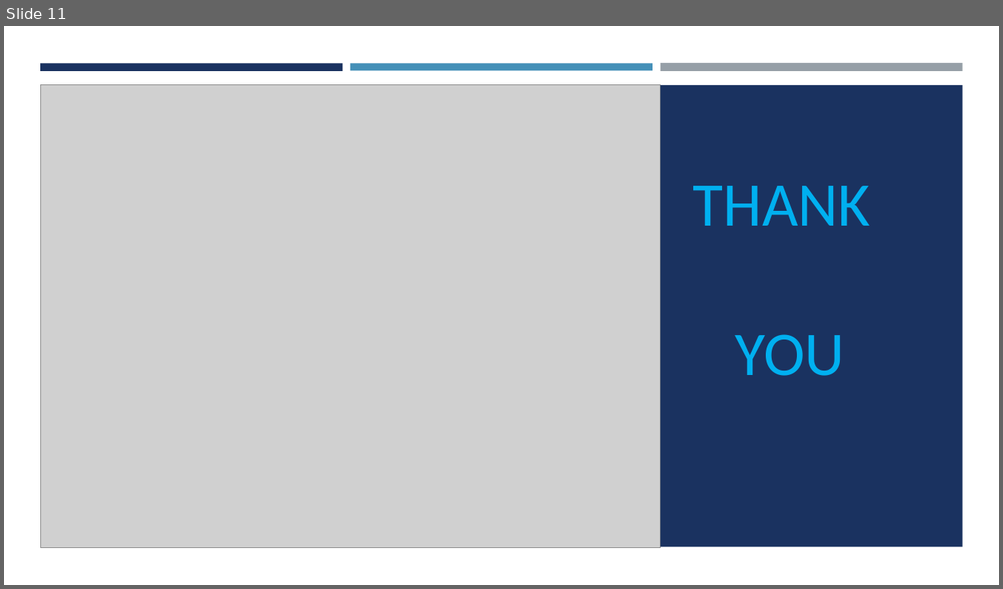
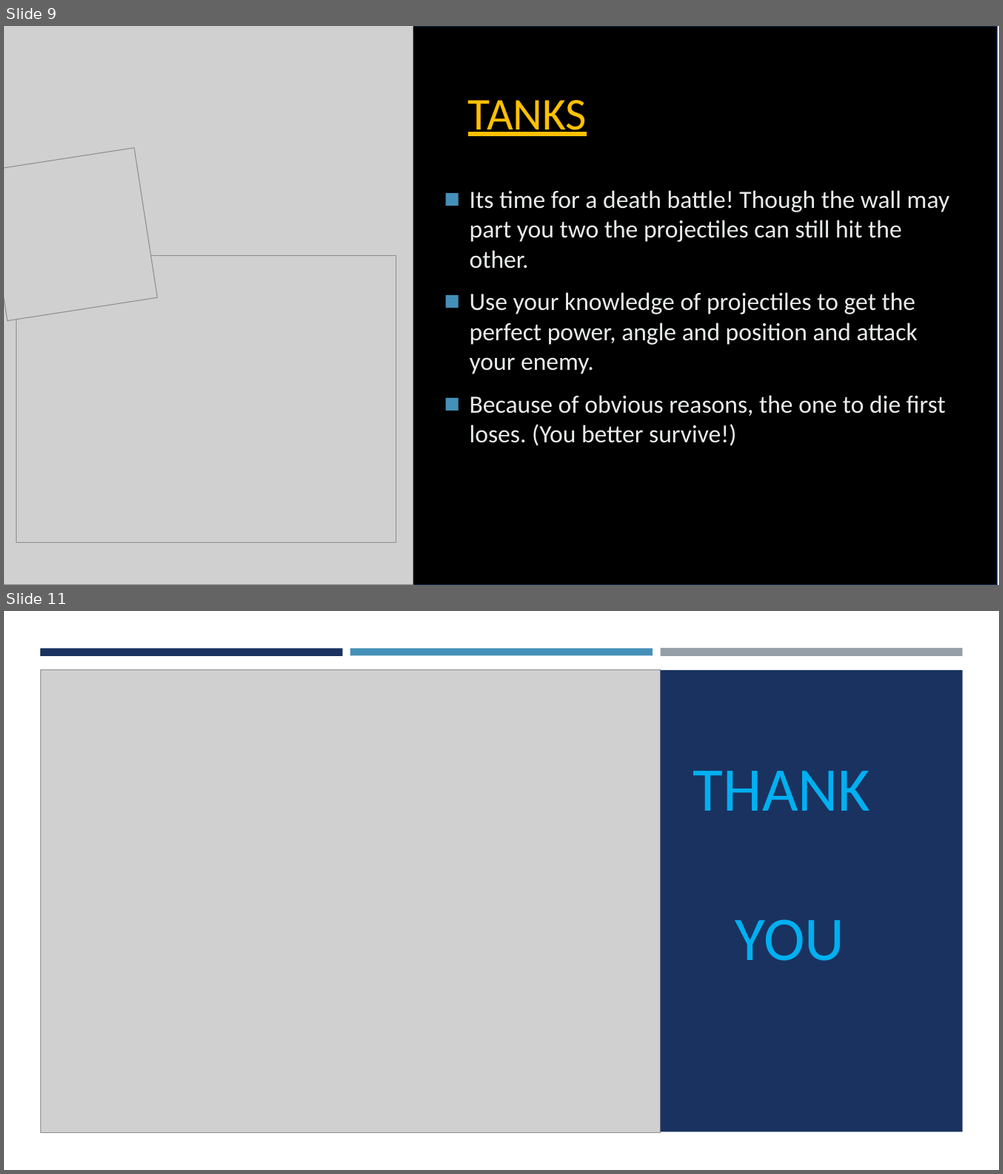
Before and after one commit to Hs-14/Procoders_Arcadeers, a slide deck: arcadeers.pptx. Shown one above the other, each under a label of ours: slide 11 before the commit, slides 9 and 11 after it; the slides between them are not shown. The pictures are 1003x589 and 1003x1174 pixels, drawn with LibreOffice and Linux fonts; fonts in the diff are those of the drawing; grey boxes stand for pictures. Boxes give left, top, right and bottom in pixels: in the first picture for what was removed or moved away, otherwise in the second. Text is boxed around its words. In the diff, an @@ line names an element or a change of style, - is before the commit and + after.

```diff
--- a/arcadeers.pptx
+++ b/arcadeers.pptx
@@ slide 9 added at [4,26,999,585], background #FFFFFF @@
@@ rectangle added at [4,26,996,585], fill #000000, outline #122446 1.75 pt @@
@@ picture added at [4,26,413,585] @@
@@ title added at [468,100,586,136], 44 pt, text #FFC000, underline @@
+TANKS
@@ picture added at [4,148,157,321] @@
@@ text added at [469,190,950,446], 24 pt, text #E9EBEC @@
+◼ Its time for a death battle! Though the wall may part you two the projectiles can still hit the other.
+◼ Use your knowledge of projectiles to get the perfect power, angle and position and attack your enemy.
+◼ Because of obvious reasons, the one to die first loses. (You better survive!)
@@ picture added at [16,256,395,543] @@
```
Also in this commit, not shown: 8 slides changed, 1 other slide added, 2 slides removed.
